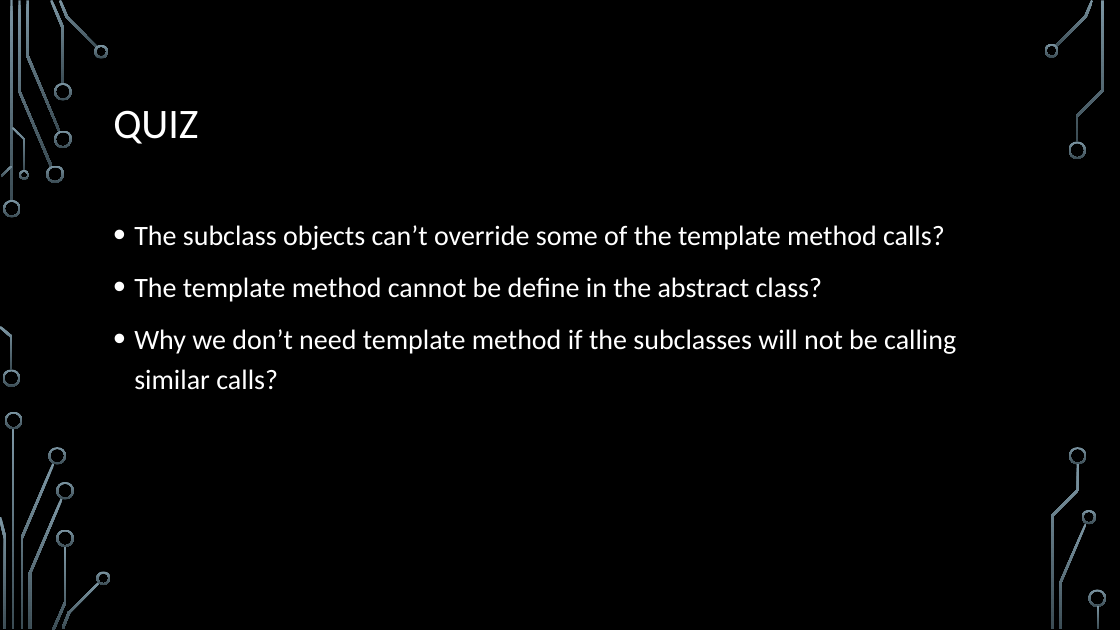
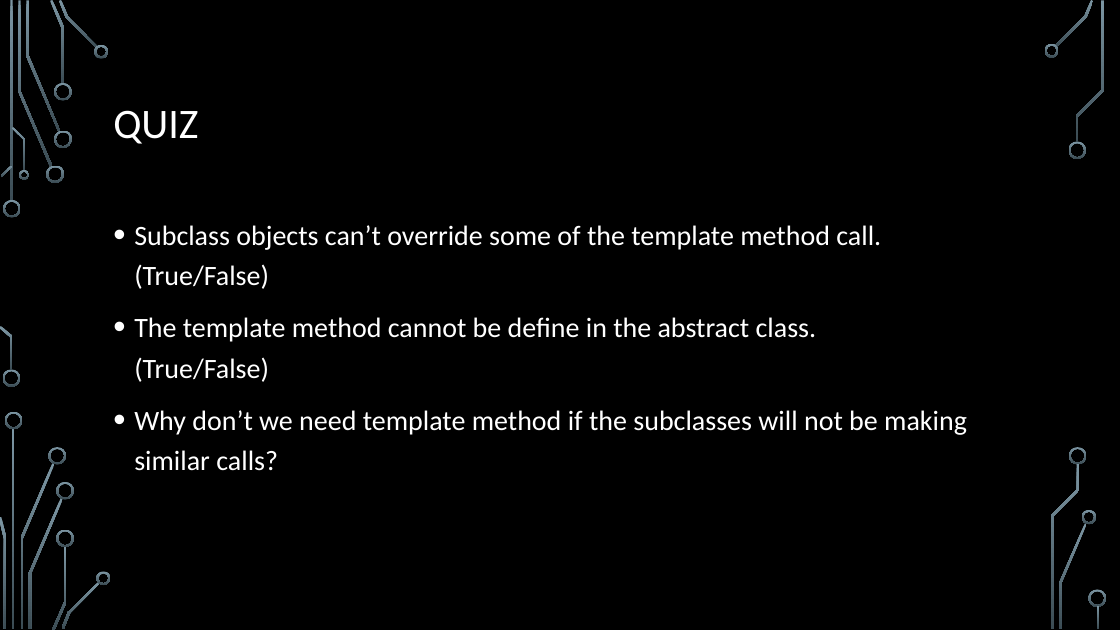
Before and after one commit to RedwanAlbadawi/CS5551_ASE, a slide deck: slide 6 of Design Patterns/Template Design Pattern.pptx. Drawn at 1120x630 pixels with LibreOffice and Linux fonts; fonts in the diff are those of the drawing; background and template pictures are left out. Boxes give left, top, right and bottom in pixels: in the first picture for what was removed or moved away, otherwise in the second. Text is boxed around its words. In the diff, an @@ line names an element or a change of style, - is before the commit and + after.

```diff
--- a/Design Patterns/Template Design Pattern.pptx
+++ b/Design Patterns/Template Design Pattern.pptx
@@ text at box(134, 225, 967, 471): text changed @@
-• The subclass objects can’t override some of the template method calls?
-• The template method cannot be define in the abstract class?
-• Why we don’t need template method if the subclasses will not be calling similar calls?
+• Subclass objects can’t override some of the template method call. (True/False)
+• The template method cannot be define in the abstract class. (True/False)
+• Why don’t we need template method if the subclasses will not be making similar calls?
```
